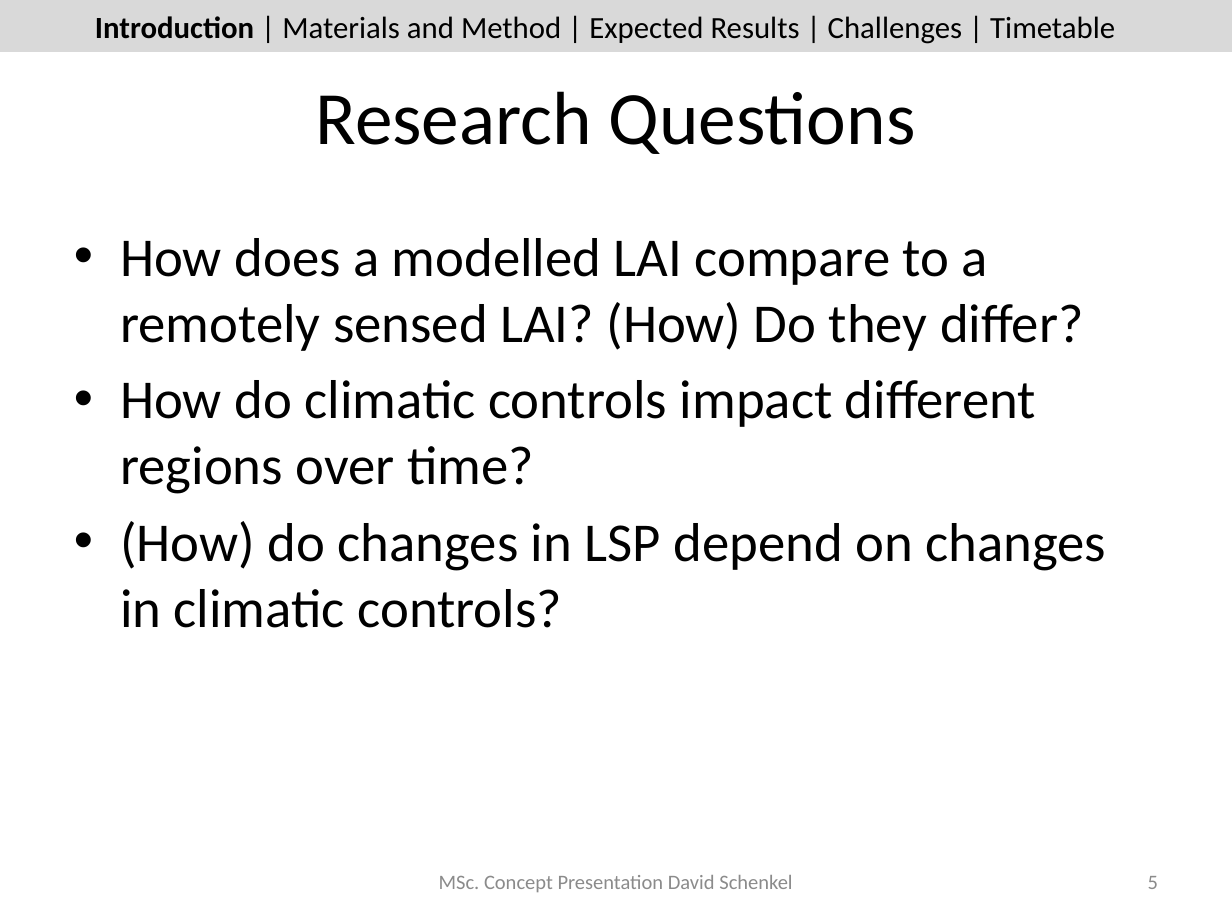
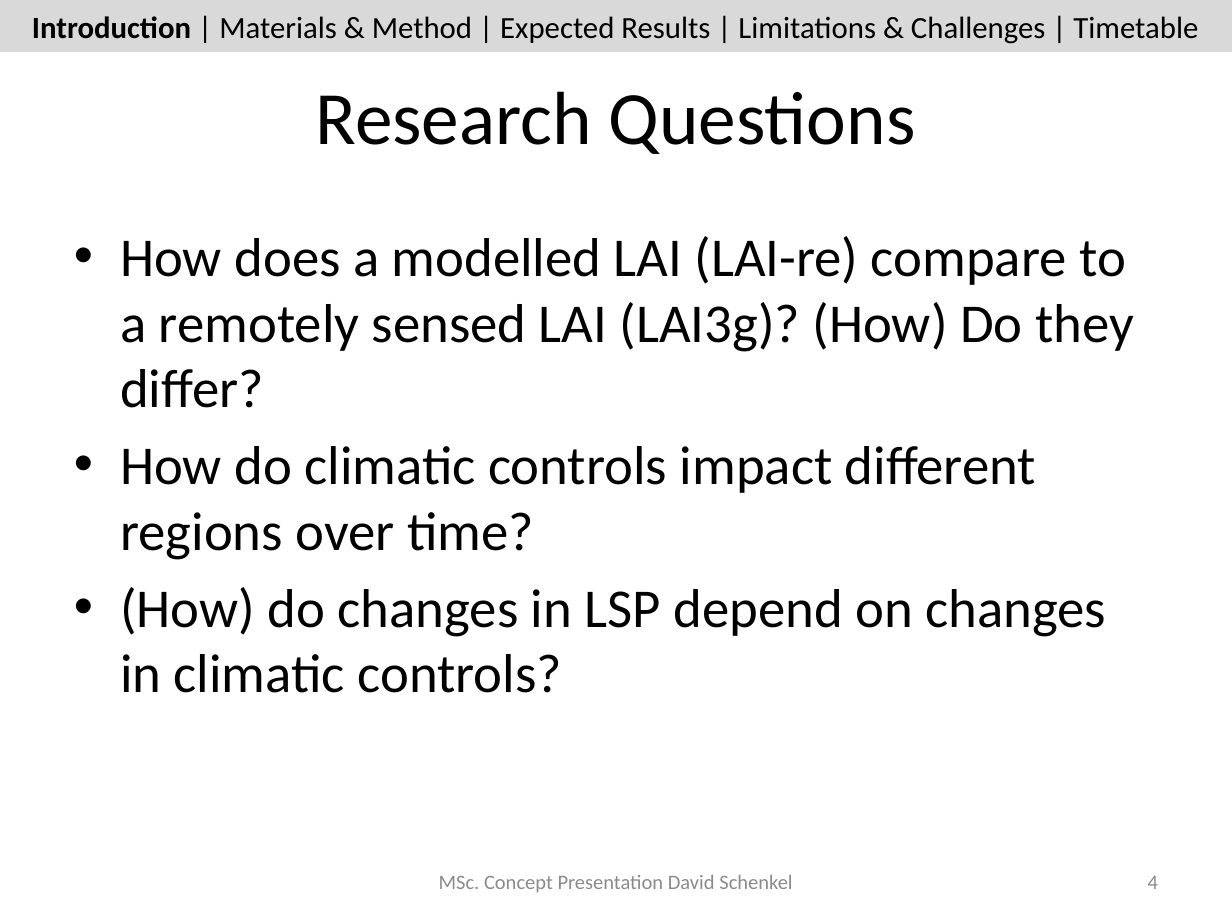
Before and after one commit to dschenkel/geo511, a slide deck: slide 4 of concept_presentation.pptx (slide 5 before the commit). Drawn at 1232x924 pixels with LibreOffice and Linux fonts; fonts in the diff are those of the drawing. Boxes give left, top, right and bottom in pixels: in the first picture for what was removed or moved away, otherwise in the second. Text is boxed around its words. In the diff, an @@ line names an element or a change of style, - is before the commit and + after.

```diff
--- a/concept_presentation.pptx
+++ b/concept_presentation.pptx
@@ text at (32, 16, 1198, 44): text changed @@
-Introduction | Materials and Method | Expected Results | Challenges | Timetable
+Introduction | Materials & Method | Expected Results | Limitations & Challenges | Timetable
@@ text at (120, 236, 1134, 408): text changed @@
-• How does a modelled LAI compare to a remotely sensed LAI? (How) Do they differ?
+• How does a modelled LAI (LAI-re) compare to a remotely sensed LAI (LAI3g)? (How) Do they differ?
@@ page number at (1148, 876, 1158, 889): text changed @@
-5
+4
```
Also in this commit, not shown: 18 other slides changed, 1 slide added, 2 other files.
